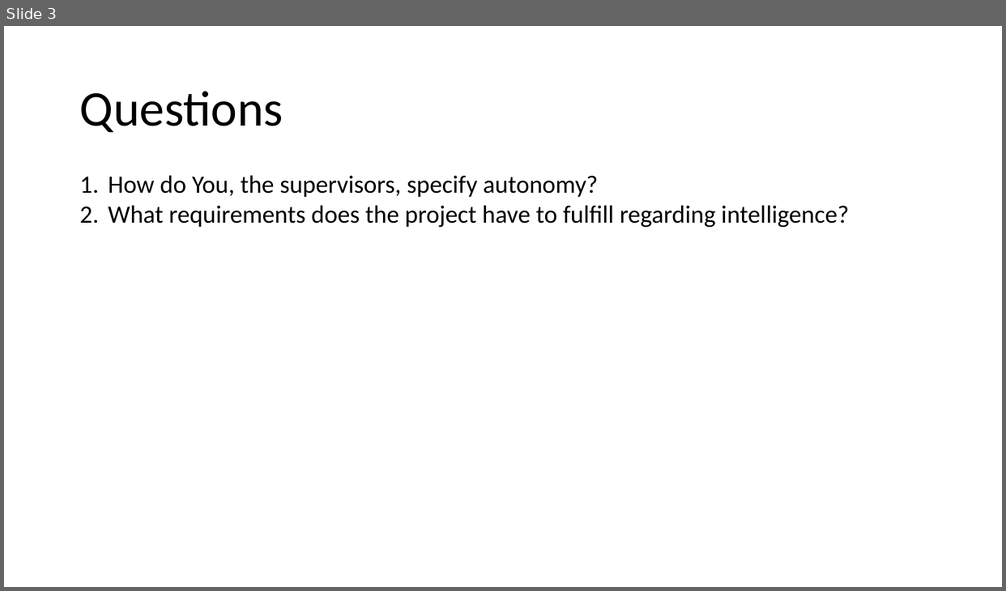
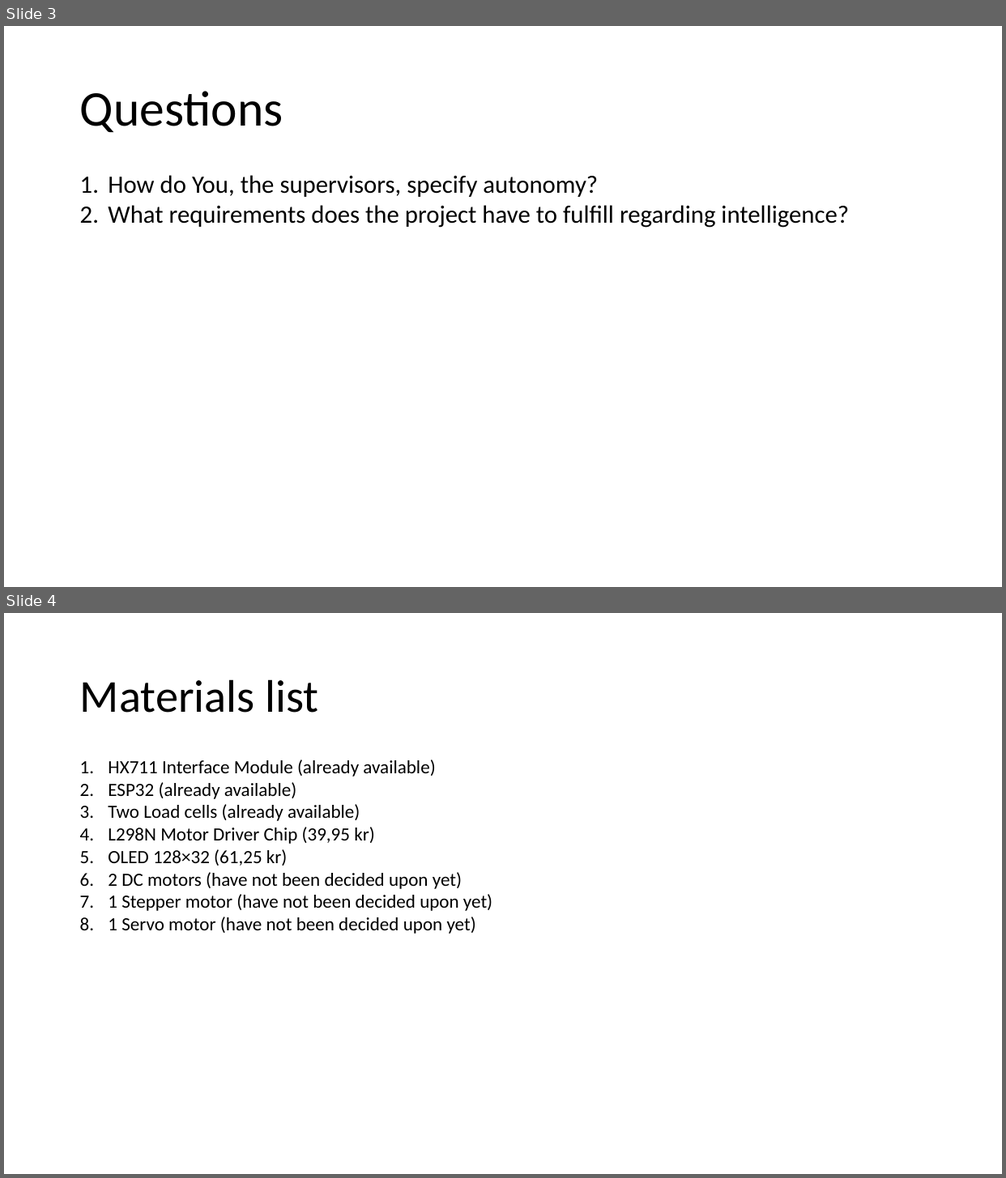
Before and after one commit to Boti21/SDU-SPRO3-FILES, a slide deck: 09_Communication Management/Group15_Supervisor_meeting_1.pptx. Shown one above the other, each under a label of ours: slide 3 before the commit, slides 3 and 4 after it. The pictures are 1006x591 and 1006x1178 pixels, drawn with LibreOffice and Linux fonts; fonts in the diff are those of the drawing. Boxes give left, top, right and bottom in pixels: in the first picture for what was removed or moved away, otherwise in the second. Text is boxed around its words. In the diff, an @@ line names an element or a change of style, - is before the commit and + after.

Commit message:
updated meeting ppt

```diff
--- a/09_Communication Management/Group15_Supervisor_meeting_1.pptx
+++ b/09_Communication Management/Group15_Supervisor_meeting_1.pptx
@@ slide 4 added at (4,613,1002,1174), background #FFFFFF @@
@@ title added at (80,679,318,713), 44 pt, text #000000 @@
+Materials list
@@ text added at (108,760,492,934), 18 pt, text #000000 @@
+1. HX711 Interface Module (already available)
+2. ESP32 (already available)
+3. Two Load cells (already available)
+4. L298N Motor Driver Chip (39,95 kr)
+5. OLED 128×32 (61,25 kr)
+6. 2 DC motors (have not been decided upon yet)
+7. 1 Stepper motor (have not been decided upon yet)
+8. 1 Servo motor (have not been decided upon yet)
```
